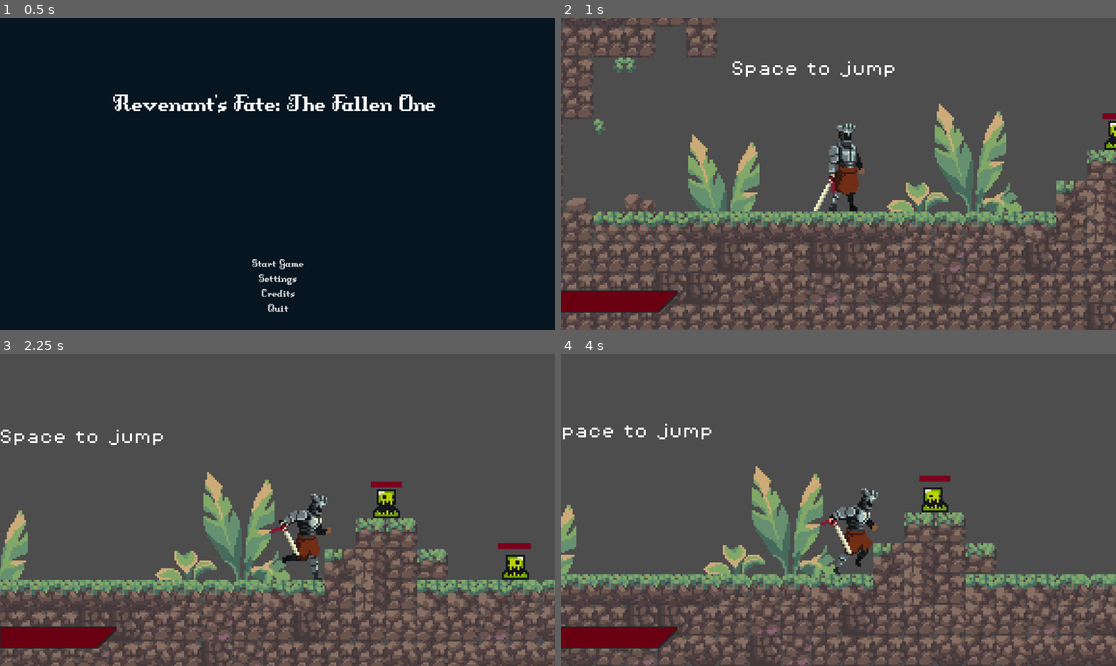
Above: before the commit, frames 1-4 (two rows, left to right).
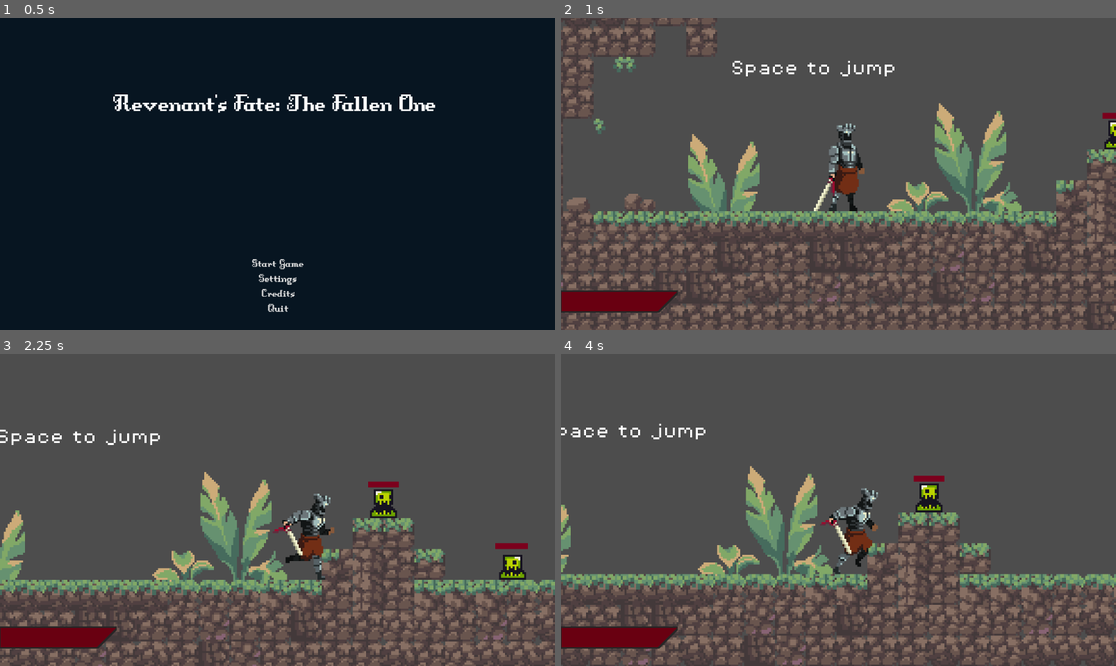
Above: after the commit, the same moments.

Repository: Zawartus/GodotProject
Game: Godot game, scene res://Scenes/Ui/menu/main_menu.tscn
The game is run twice, just before and just after one commit, with the same random seed, the same clock (stepped at 60 frames per second) and the same inputs.
Inputs (mouse positions are in pixels of both pictures, inside the frame that each line leads up to):
- Up to frame 1 (0.5 s): no input
- Up to frame 2 (1 s): click "Start Game" at 0.5 s
- Up to frame 3 (2.25 s): move the mouse to (399, 494) at 1.27 s; hold D (move_right) from 1.28 s (still down); right-click (399, 494) at 1.35 s; tap Space (jump) at 1.52, 1.55, 1.82, 2.1 s; move the mouse to (166, 525) at 2.02 s
- Up to frame 4 (4 s): tap Space (jump) at 2.27, 2.57, 3.05, 3.77 s; right-click (727, 525) at 2.3 s; move the mouse to (894, 441) at 2.77 s; release D (move_right) at 2.78 s; hold A (move_left) 2.78-3.53 s; right-click (894, 441) at 2.85 s; move the mouse to (810, 572) at 3.52 s; hold D (move_right) from 3.53 s (still down); right-click (810, 572) at 3.6 s

Frame 1 is identical in both runs. In frame 2, 2.6% of the frame differs, in the area x 0-100%, y 2-100%; in frame 3, 16%; in frame 4, 21%, in the area x 0-100%, y 22-100%.

Commit message:
Wersja 0.04

Diff:
--- a/Scenes/Levels/game.tscn
+++ b/Scenes/Levels/game.tscn
@@ -655,7 +655,7 @@
 [node name="Slime_test" parent="." instance=ExtResource("12_xdwyp")]
 position = Vector2(160, -12)
 
-[node name="EnemyBar" parent="Slime_test" instance=ExtResource("9_c11q5")]
+[node name="EnemyBar2" parent="Slime_test" instance=ExtResource("9_c11q5")]
 offset_left = -8.0
 offset_top = -7.0
 offset_right = 8.0
--- a/Scenes/player.tscn
+++ b/Scenes/player.tscn
@@ -1,9 +1,10 @@
-[gd_scene load_steps=28 format=3 uid="uid://cn2mhirvqfa0m"]
+[gd_scene load_steps=40 format=3 uid="uid://cn2mhirvqfa0m"]
 
 [ext_resource type="Script" uid="uid://cm20merv7jinv" path="res://scripts/player.gd" id="1_i37ma"]
 [ext_resource type="Texture2D" uid="uid://h8oaiycfxvtm" path="res://Assets/sprites/knight.png" id="1_kec0y"]
 [ext_resource type="Texture2D" uid="uid://21t6onvlynff" path="res://Assets/sprites/KnightSprites/Idle.png" id="2_x3wgy"]
 [ext_resource type="PackedScene" uid="uid://bt1nr1fgqrhxn" path="res://Scenes/Ui/bars/HealthBar.tscn" id="3_6t5aa"]
+[ext_resource type="Texture2D" uid="uid://b8171ms07nrjp" path="res://Assets/sprites/KnightSprites/Attacks.png" id="3_8erm5"]
 [ext_resource type="Texture2D" uid="uid://cymxv0i3rre3l" path="res://Assets/sprites/KnightSprites/Jump.png" id="4_3smsa"]
 [ext_resource type="Texture2D" uid="uid://b03anq5h5i8qr" path="res://Assets/sprites/KnightSprites/Run.png" id="5_8erm5"]
 [ext_resource type="Script" uid="uid://ce0hyliplpy0x" path="res://Scenes/HitBox.gd" id="6_3smsa"]
@@ -24,6 +25,38 @@
 atlas = ExtResource("2_x3wgy")
 region = Rect2(168, 192, 42, 64)
 
+[sub_resource type="AtlasTexture" id="AtlasTexture_olqyp"]
+atlas = ExtResource("3_8erm5")
+region = Rect2(0, 0, 128, 64)
+
+[sub_resource type="AtlasTexture" id="AtlasTexture_wpjfl"]
+atlas = ExtResource("3_8erm5")
+region = Rect2(128, 0, 128, 64)
+
+[sub_resource type="AtlasTexture" id="AtlasTexture_bi64h"]
+atlas = ExtResource("3_8erm5")
+region = Rect2(256, 0, 128, 64)
+
+[sub_resource type="AtlasTexture" id="AtlasTexture_2ijsl"]
+atlas = ExtResource("3_8erm5")
+region = Rect2(384, 0, 128, 64)
+
+[sub_resource type="AtlasTexture" id="AtlasTexture_p1odr"]
+atlas = ExtResource("3_8erm5")
+region = Rect2(512, 0, 128, 64)
+
+[sub_resource type="AtlasTexture" id="AtlasTexture_0gysh"]
+atlas = ExtResource("3_8erm5")
+region = Rect2(640, 0, 128, 64)
+
+[sub_resource type="AtlasTexture" id="AtlasTexture_vfarp"]
+atlas = ExtResource("3_8erm5")
+region = Rect2(768, 0, 128, 64)
+
+[sub_resource type="AtlasTexture" id="AtlasTexture_y6uwr"]
+atlas = ExtResource("3_8erm5")
+region = Rect2(896, 0, 128, 64)
+
 [sub_resource type="AtlasTexture" id="AtlasTexture_5ibob"]
 atlas = ExtResource("1_kec0y")
 region = Rect2(0, 224, 32, 32)
@@ -102,6 +135,44 @@
 }, {
 "frames": [{
 "duration": 1.0,
+"texture": SubResource("AtlasTexture_olqyp")
+}, {
+"duration": 1.0,
+"texture": SubResource("AtlasTexture_wpjfl")
+}, {
+"duration": 1.0,
+"texture": SubResource("AtlasTexture_bi64h")
+}, {
+"duration": 1.0,
+"texture": SubResource("AtlasTexture_2ijsl")
+}, {
+"duration": 1.0,
+"texture": SubResource("AtlasTexture_p1odr")
+}, {
+"duration": 1.0,
+"texture": SubResource("AtlasTexture_0gysh")
+}, {
+"duration": 1.0,
+"texture": SubResource("AtlasTexture_vfarp")
+}, {
+"duration": 1.0,
+"texture": SubResource("AtlasTexture_y6uwr")
+}, {
+"duration": 1.0,
+"texture": SubResource("AtlasTexture_bi64h")
+}, {
+"duration": 1.0,
+"texture": SubResource("AtlasTexture_wpjfl")
+}, {
+"duration": 1.0,
+"texture": SubResource("AtlasTexture_olqyp")
+}],
+"loop": false,
+"name": &"attack_slash",
+"speed": 15.0
+}, {
+"frames": [{
+"duration": 1.0,
 "texture": SubResource("AtlasTexture_5ibob")
 }, {
 "duration": 1.0,
@@ -162,11 +233,72 @@
 }]
 
 [sub_resource type="CapsuleShape2D" id="CapsuleShape2D_3smsa"]
-radius = 13.4193
-height = 28.6613
+radius = 11.6937
+height = 49.242
 
 [sub_resource type="RectangleShape2D" id="RectangleShape2D_olqyp"]
 size = Vector2(18, 46)
+
+[sub_resource type="Animation" id="Animation_83xs0"]
+resource_name = "slash"
+length = 0.1
+tracks/0/type = "value"
+tracks/0/imported = false
+tracks/0/enabled = true
+tracks/0/path = NodePath("AnimatedSprite2D/HitBox/CollisionShape2D:position")
+tracks/0/interp = 1
+tracks/0/loop_wrap = true
+tracks/0/keys = {
+"times": PackedFloat32Array(0, 0.2),
+"transitions": PackedFloat32Array(1, 1),
+"update": 0,
+"values": [Vector2(1.03226, 7.22581), Vector2(12.3871, 7.22581)]
+}
+tracks/1/type = "value"
+tracks/1/imported = false
+tracks/1/enabled = true
+tracks/1/path = NodePath("AnimatedSprite2D/HitBox/CollisionShape2D:disabled")
+tracks/1/interp = 1
+tracks/1/loop_wrap = true
+tracks/1/keys = {
+"times": PackedFloat32Array(0, 0.2),
+"transitions": PackedFloat32Array(1, 1),
+"update": 1,
+"values": [false, true]
+}
+
+[sub_resource type="Animation" id="Animation_ypfnu"]
+length = 0.001
+tracks/0/type = "value"
+tracks/0/imported = false
+tracks/0/enabled = true
+tracks/0/path = NodePath("AnimatedSprite2D/HitBox/CollisionShape2D:position")
+tracks/0/interp = 1
+tracks/0/loop_wrap = true
+tracks/0/keys = {
+"times": PackedFloat32Array(0),
+"transitions": PackedFloat32Array(1),
+"update": 0,
+"values": [Vector2(1.03226, 7.22581)]
+}
+tracks/1/type = "value"
+tracks/1/imported = false
+tracks/1/enabled = true
+tracks/1/path = NodePath("AnimatedSprite2D/HitBox/CollisionShape2D:disabled")
+tracks/1/interp = 1
+tracks/1/loop_wrap = true
+tracks/1/keys = {
+"times": PackedFloat32Array(0),
+"transitions": PackedFloat32Array(1),
+"update": 1,
+"values": [true]
+}
+
+[sub_resource type="AnimationLibrary" id="AnimationLibrary_xuaoq"]
+_data = {
+&"RESET": SubResource("Animation_ypfnu"),
+&"slash": SubResource("Animation_83xs0")
+}
 
 [node name="Player" type="CharacterBody2D"]
 z_index = 5
@@ -177,21 +309,21 @@
 position = Vector2(-1, -11)
 scale = Vector2(0.96875, 0.96875)
 sprite_frames = SubResource("SpriteFrames_3kaon")
-animation = &"Idle"
+animation = &"attack_slash"
 autoplay = "Idle"
-frame_progress = 0.0488071
 
 [node name="HitBox" type="Area2D" parent="AnimatedSprite2D"]
 script = ExtResource("6_3smsa")
 metadata/_custom_type_script = "uid://ce0hyliplpy0x"
 
 [node name="CollisionShape2D" type="CollisionShape2D" parent="AnimatedSprite2D/HitBox"]
-position = Vector2(20.6452, 10.3226)
-rotation = 1.95151
+position = Vector2(1.03226, 7.22581)
+rotation = -0.00420073
 shape = SubResource("CapsuleShape2D_3smsa")
+disabled = true
 
 [node name="CollisionShape2D" type="CollisionShape2D" parent="."]
-position = Vector2(3, -3)
+position = Vector2(0, -3)
 shape = SubResource("RectangleShape2D_olqyp")
 
 [node name="CanvasLayer" type="CanvasLayer" parent="."]
@@ -205,3 +337,8 @@
 offset_right = 241.0
 offset_bottom = -39.0
 grow_vertical = 0
+
+[node name="AnimationPlayer" type="AnimationPlayer" parent="."]
+libraries = {
+&"": SubResource("AnimationLibrary_xuaoq")
+}
--- a/project.godot
+++ b/project.godot
@@ -38,6 +38,11 @@
 , Object(InputEventKey,"resource_local_to_scene":false,"resource_name":"","device":-1,"window_id":0,"alt_pressed":false …(186 unchanged characters)…
 ]
 }
+attack={
+"deadzone": 0.2,
+"events": [Object(InputEventMouseButton,"resource_local_to_scene":false,"resource_name":"","device":-1,"window_id":0,"alt_pressed":false,"shift_pressed":false,"ctrl_pressed":false,"meta_pressed":false,"button_mask":2,"position":Vector2(372, 16),"global_position":Vector2(381, 64),"factor":1.0,"button_index":2,"canceled":false,"pressed":true,"double_click":false,"script":null)
+]
+}
 
 [rendering]
 
--- a/scripts/player.gd
+++ b/scripts/player.gd
@@ -1,45 +1,69 @@
 extends CharacterBody2D
 
 @onready var animated_sprite_2d: AnimatedSprite2D = $AnimatedSprite2D
+@onready var animation_player: AnimationPlayer = $AnimationPlayer  # Dodaj AnimationPlaye
 @onready var health_bar: ProgressBar = $HealthBar
+@onready var scene_a = $"../kilzone"  # Odwołanie do ScenaA
 
 const SPEED = 120.0
 const JUMP_VELOCITY = -300.0
-@onready var scene_a = $"../kilzone"  # Odwołanie do ScenaA
+
+var attacking = false  # Dodaj zmienną ataku
+
+func attack():
+	if attacking:
+		return  # Jeśli już atakujemy, nie pozwalamy na ponowne wykonanie
+
+	attacking = true
+	animated_sprite_2d.play("attack_slash")
+	animation_player.play("slash")
+
+	# Podłączamy sygnał do funkcji, ale nie blokujemy działania kodu
+	animated_sprite_2d.animation_finished.connect(_on_attack_finished, CONNECT_ONE_SHOT)
+
+func _on_attack_finished():
+	attacking = false  # Teraz postać może znowu się poruszać
+
 
 func _physics_process(delta: float) -> void:
-	# Add the gravity.
+	# Zablokowanie ruchu, jeśli postać atakuje
+	if attacking:
+		velocity.x = 0
+		return
+
+	# Dodanie grawitacji
 	if not is_on_floor():
-		velocity += get_gravity() * delta
+		velocity.y += 980 * delta  # Standardowa grawitacja
 
-	# Handle jump.
+	# Skakanie
 	if Input.is_action_just_pressed("jump") and is_on_floor():
 		velocity.y = JUMP_VELOCITY
 
-	#get input direction -1, 0, 1
+	# Pobranie kierunku ruchu (-1, 0, 1)
 	var direction := Input.get_axis("move_left", "move_right")
-	#flip
-	if direction>0:
+
+	# Obracanie postaci
+	if direction > 0:
 		animated_sprite_2d.flip_h = false
-	elif direction <0:
+	elif direction < 0:
 		animated_sprite_2d.flip_h = true
 
-	# PLay animations
+	# Animacje
 	if is_on_floor():
 		if direction == 0:
-			animated_sprite_2d.play("Idle")
+			if Input.is_action_just_pressed("attack"):
+				attack()
+			else:
+				animated_sprite_2d.play("Idle")
 		else:
 			animated_sprite_2d.play("run")
 	else:
 		animated_sprite_2d.play("jumping")
 
-	#movment
+	# Ruch postaci
 	if direction:
 		velocity.x = direction * SPEED
 	else:
 		velocity.x = move_toward(velocity.x, 0, SPEED)
 
-	#comabat system
-
-
 	move_and_slide()
Binary file added: Assets/sprites/KnightSprites/Attacks.png
Not shown, added: Assets/sprites/KnightSprites/Attacks.png.import
